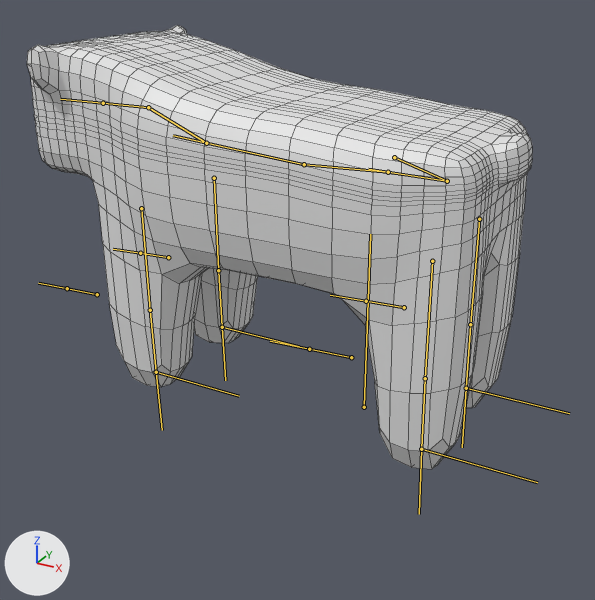
A saved change to the FBX model city-sim/Assets/Models/Pig.fbx.
One viewpoint serves both versions: a 50 mm camera at (1.8, -3.59, 2.35) aimed at (-0.16, -0.04, 0.57). The lights are fixed; the arrows at lower left show +X, +Y and +Z. The bones that bend it are drawn over the model as lines. Mesh edges are drawn as thin lines.
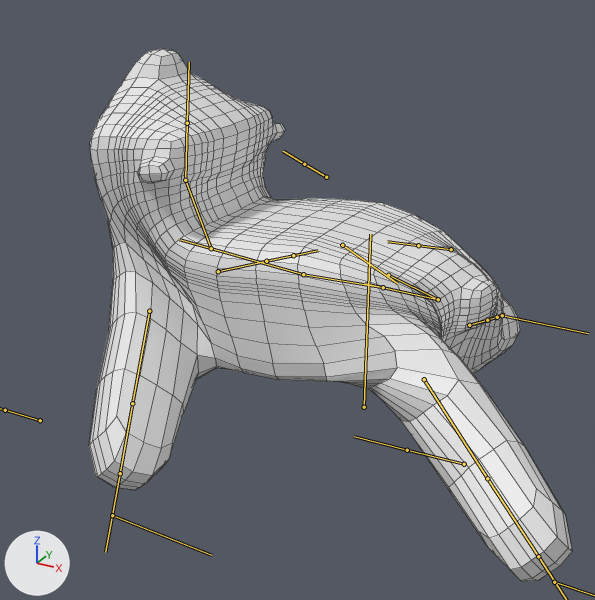
The newer file adds an action. The first version stands in its rest pose; the second is drawn at frame 21 of the action 'Armature|Die'.

Changed parts and their boxes [x1, y1, x2, y2] in the pictures (595 x 600 px):
'Cube', posed (20% taller)
    before: [27, 25, 532, 469]
    after: [89, 49, 572, 582]
bone 'Hips.Controller', root to tip
    before: (394, 157) to (447, 181)
    after: (388, 275) to (438, 299)
bone 'Neck', root to tip
    before: (206, 143) to (148, 107)
    after: (211, 248) to (185, 180)
bone 'Head', root to tip
    before: (148, 107) to (103, 103)
    after: (185, 180) to (187, 123)
bone 'UpperFrontLeg.L', root to tip
    before: (141, 208) to (150, 310)
    after: (149, 311) to (132, 403)
bone 'UpperFrontLeg.R', root to tip
    before: (214, 178) to (218, 270)
    after: (218, 271) to (266, 261)
bone 'UpperHindLeg.L', root to tip
    before: (432, 261) to (425, 378)
    after: (424, 379) to (487, 478)
bone 'UpperHindLeg.R', root to tip
    before: (479, 219) to (470, 324)
    after: (469, 325) to (487, 320)

The edits, one by one:
Bone 'Hips.Controller' (bone_hips_controller) moves from (0.0, 0.0, 0.0) to (0.573, 0.171, 0.0).
Bone 'Neck' (bone_neck) turns from (0, 0, 0) to (0, 0, -46) degrees about its own x, y and z.
Bone 'Head' (bone_head) turns from (0, 0, 0) to (0, 0, -50) degrees about its own x, y and z.
Bone 'UpperFrontLeg.L' (bone_upperfrontleg_l) turns from (0, 0, 0) to (84, -38, -42) degrees about its own x, y and z.
Bone 'UpperFrontLeg.R' (bone_upperfrontleg_r) turns from (0, 0, 0) to (-86, 11, -69) degrees about its own x, y and z.
Bone 'UpperHindLeg.L' (bone_upperhindleg_l) turns from (0, 0, 0) to (127, -41, -72) degrees about its own x, y and z.
Bone 'UpperHindLeg.R' (bone_upperhindleg_r) turns from (0, 0, 0) to (-72, 10, -43) degrees about its own x, y and z.
